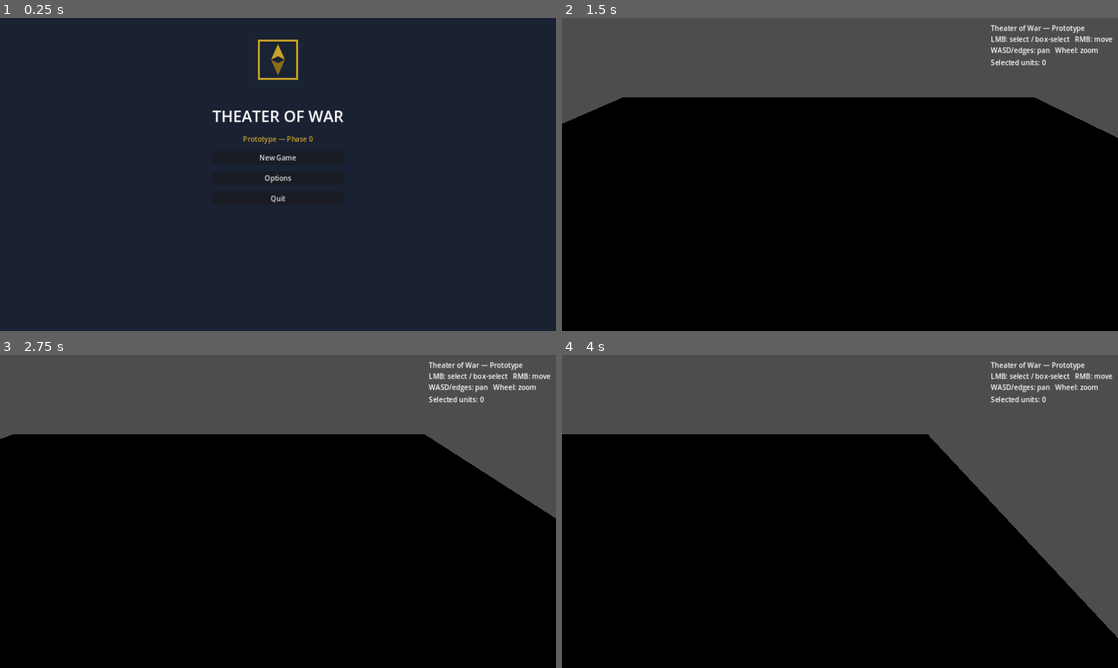
Above: before the commit, frames 1-4 (two rows, left to right).
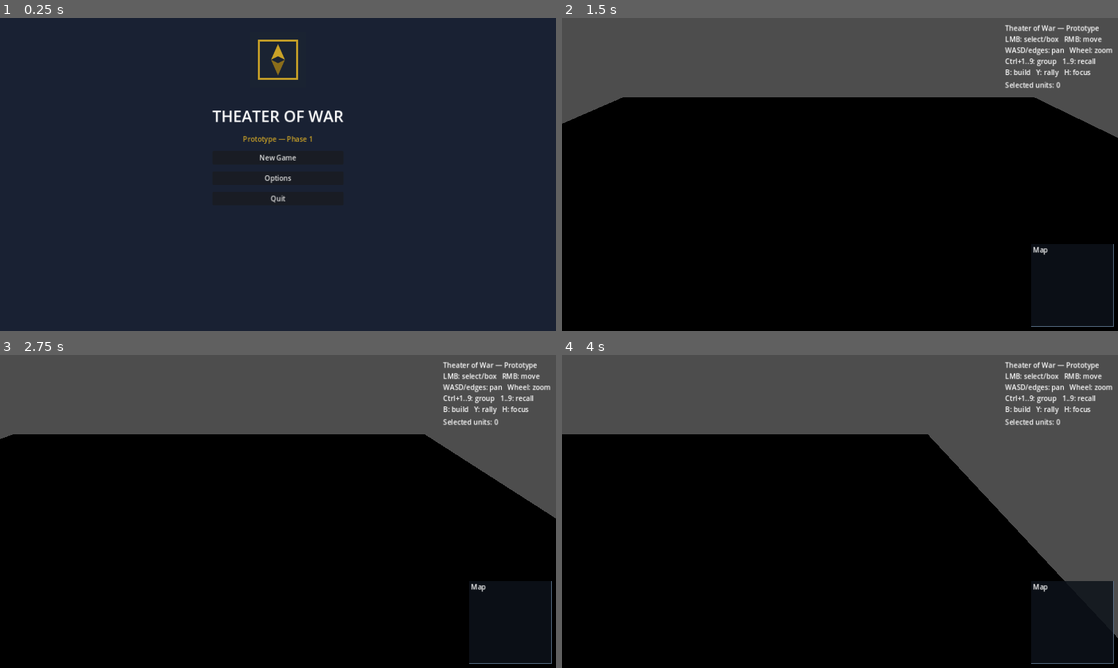
Above: after the commit, the same moments.

Repository: melsofany/Theater-of-War-
Game: Godot game, scene res://src/UI/MainMenu.tscn
The game is run twice, just before and just after one commit, with the same random seed, the same clock (stepped at 60 frames per second) and the same inputs.
Inputs (mouse positions are in pixels of both pictures, inside the frame that each line leads up to):
- Up to frame 1 (0.25 s): no input
- Up to frame 2 (1.5 s): click "New Game" at 0.5 s; tap Enter at 1.25 s; move the mouse to (962, 158) at 1.27 s; hold D (move_east) from 1.28 s (still down); tap 1 at 1.35 s; click (962, 158) at 1.42 s
- Up to frame 3 (2.75 s): tap 9 at 1.55 s; release D (move_east) at 2 s; drag from (166, 527) to (250, 574) at 2.02 s
- Up to frame 4 (4 s): tap Space at 2.75 s; move the mouse to (895, 442) at 2.77 s; hold D (move_east) 2.78-3.5 s; tap B at 2.85 s; click (895, 442) at 2.92 s; tap Y at 3.05 s; drag from (812, 574) to (673, 464) at 3.52 s

The runs differ from the first frame. In frame 1, less than 0.1% of the frame differs, in the area x 55-57%, y 37-40%; in frame 2, 1.4%; in frame 3, 1.4%; in frame 4, 2.1%, in the area x 77-100%, y 2-99%.

Commit message:
Phase 1: small RTS prototype (complete)
- Camera: smooth lerp pan, clamped bounds, focus_on(center)
- Selection: unit + building single-click, additive box-drag
- Movement: formation spread + CommandMarker at destination
- Control groups: Ctrl+1..9 assign / 1..9 recall (ControlGroupManager autoload)
- Building: HQ production queue (B), rally point (Y), spawn-on-finish
- Enemy dummy: waypoint patrol loop
- UI: minimap (unit dots + camera indicator), building status panel, expanded HUD help
- Tests: +8 tests (control groups, building production) -> 21 passing / 58 asserts
- Docs: README controls + status; ROADMAP Phase 1 marked complete

Co-authored-by: openhands <openhands@all-hands.dev>

Diff:
--- a/src/UI/HUD.gd
+++ b/src/UI/HUD.gd
@@ -1,13 +1,16 @@
 extends Control
 ## HUD
 ##
-## On-screen overlay: instructions, selected-unit count, pause indicator and the
-## drag-selection rectangle drawn from SelectionManager state.
+## On-screen overlay: instructions, selected-unit count, building production
+## status and the drag-selection rectangle drawn from SelectionManager state.
 
 class_name HUD
 
+@export var world: World
+
 @onready var label: Label = $VBox/Label
 @onready var count_label: Label = $VBox/CountLabel
+@onready var building_label: Label = $VBox/BuildingLabel
 
 
 func _ready() -> void:
@@ -23,12 +26,23 @@
 	count_label.text = "Selected units: %d" % n
 
 
+func _process(_delta: float) -> void:
+	# Show production status of any selected player building.
+	var b: Building = null
+	if world:
+		for bb in world.get_buildings():
+			if bb.selected and bb.faction and bb.faction.is_player:
+				b = bb
+				break
+	if b:
+		building_label.text = "%s — queue: %d  (B: build, Y: rally)" % [b.display_name, b.production_queue.size()]
+	else:
+		building_label.text = ""
+	queue_redraw()
+
+
 func _draw() -> void:
 	if SelectionManager.drag_active:
 		var r := SelectionManager.get_drag_rect()
 		draw_rect(r, Color(0.4, 0.7, 1.0, 0.15), true)
 		draw_rect(r, Color(0.5, 0.8, 1.0, 0.9), false, 1.5)
-
-
-func _process(_delta: float) -> void:
-	queue_redraw()
--- a/src/UI/HUD.tscn
+++ b/src/UI/HUD.tscn
@@ -23,8 +23,13 @@
 
 [node name="Label" type="Label" parent="VBox"]
 text = "Theater of War — Prototype
-LMB: select / box-select   RMB: move
-WASD/edges: pan   Wheel: zoom"
+LMB: select/box   RMB: move
+WASD/edges: pan   Wheel: zoom
+Ctrl+1..9: group   1..9: recall
+B: build   Y: rally   H: focus"
 
 [node name="CountLabel" type="Label" parent="VBox"]
 text = "Selected units: 0"
+
+[node name="BuildingLabel" type="Label" parent="VBox"]
+text = ""
--- a/src/UI/Main.tscn
+++ b/src/UI/Main.tscn
@@ -7,6 +7,7 @@
 [ext_resource type="PackedScene" path="res://src/UI/HUD.tscn" id="5_hud"]
 [ext_resource type="Script" path="res://src/UI/RTSCamera.gd" id="6_cam"]
 [ext_resource type="Script" path="res://src/UI/PlayerController.gd" id="7_pc"]
+[ext_resource type="PackedScene" path="res://src/UI/Minimap.tscn" id="8_mm"]
 
 [node name="Main" type="Node3D"]
 script = ExtResource("1_main")
@@ -25,3 +26,8 @@
 world = NodePath("../World")
 
 [node name="HUD" parent="." instance=ExtResource("5_hud")]
+world = NodePath("../World")
+
+[node name="Minimap" parent="." instance=ExtResource("8_mm")]
+world = NodePath("../World")
+camera = NodePath("../Camera3D")
--- a/src/UI/MainMenu.tscn
+++ b/src/UI/MainMenu.tscn
@@ -39,7 +39,7 @@
 theme_override_font_sizes/font_size = 36
 
 [node name="Subtitle" type="Label" parent="VBox"]
-text = "Prototype — Phase 0"
+text = "Prototype — Phase 1"
 horizontal_alignment = 1
 theme_override_colors/font_color = Color(0.79, 0.63, 0.15, 1)
 
--- a/src/UI/PlayerController.gd
+++ b/src/UI/PlayerController.gd
@@ -31,6 +31,7 @@
 		world.units_root.add_child(b)
 		b.faction = _player_faction
 		b.global_position = Vector3(-8, 0, 0)
+		b.unit_scene = unit_scene
 
 	if unit_scene and world:
 		for i in 4:
@@ -46,6 +47,13 @@
 		e.faction = _enemy_faction
 		e.global_position = Vector3(14, 0, -6.0)
 		e.set_selected(false)
+		# Simple patrol loop for the enemy dummy (real AI is Phase 8).
+		e.patrol_points = [
+			Vector3(14, 0, -6),
+			Vector3(14, 0, 8),
+			Vector3(20, 0, 8),
+			Vector3(20, 0, -6),
+		]
 
 
 func _unhandled_input(event: InputEvent) -> void:
@@ -61,21 +69,21 @@
 	elif event is InputEventMouseButton and event.button_index == MOUSE_BUTTON_RIGHT and event.pressed:
 		_issue_move()
 	elif event is InputEventKey and event.pressed and not event.echo:
-		_handle_control_group(event)
+		_handle_key(event)
 
 
 func _finish_drag(pos: Vector2, additive: bool) -> void:
 	var rect: Rect2 = SelectionManager.get_drag_rect()
 	if rect.size.length() < 4.0:
 		# Treat as single click.
-		var unit := _pick_unit(pos)
-		if additive and unit != null and unit.faction and unit.faction.is_player:
-			if unit in SelectionManager.selected:
-				SelectionManager.remove(unit)
+		var sel := _pick_selectable(pos)
+		if additive and sel != null and sel.faction and sel.faction.is_player:
+			if sel in SelectionManager.selected:
+				SelectionManager.remove(sel)
 			else:
-				SelectionManager.add(unit)
-		elif unit != null and unit.faction and unit.faction.is_player:
-			SelectionManager.select_single(unit)
+				SelectionManager.add(sel)
+		elif sel != null and sel.faction and sel.faction.is_player:
+			SelectionManager.select_single(sel)
 		elif not additive:
 			SelectionManager.clear()
 		return
@@ -86,7 +94,26 @@
 		var sp := camera.unproject_position(u.global_position)
 		if rect.has_point(sp):
 			found.append(u)
+	# Buildings only select via single click (not box), so skip here.
 	SelectionManager.end_drag(found, additive)
+
+
+func _pick_selectable(pos: Vector2) -> Node:
+	var u := _pick_unit(pos)
+	if u != null:
+		return u
+	# Fall back to buildings.
+	var best_dist := 80.0
+	var best: Building = null
+	for b in world.get_buildings():
+		if not (b.faction and b.faction.is_player):
+			continue
+		var sp := camera.unproject_position(b.global_position)
+		var d := sp.distance_to(pos)
+		if d < best_dist:
+			best_dist = d
+			best = b
+	return best
 
 
 func _pick_unit(pos: Vector2) -> Unit:
@@ -124,13 +151,57 @@
 		m.play_at(pos)
 
 
-func _handle_control_group(event: InputEventKey) -> void:
-	# Digits 1..9 map to control groups 0..8.
+func _handle_key(event: InputEventKey) -> void:
+	# Control groups: Ctrl+1..9 assign, 1..9 select.
 	var key := event.keycode
-	if key < KEY_1 or key > KEY_9:
-		return
-	var gi: int = key - KEY_1
-	if event.ctrl_pressed:
-		ControlGroupManager.assign(gi, SelectionManager.selected)
-	else:
-		ControlGroupManager.select_group(gi)
+	if key >= KEY_1 and key <= KEY_9:
+		var gi: int = key - KEY_1
+		if event.ctrl_pressed:
+			ControlGroupManager.assign(gi, SelectionManager.selected)
+		else:
+			ControlGroupManager.select_group(gi)
+		return
+	match key:
+		KEY_B:
+			_queue_production_from_selected_building()
+		KEY_Y:
+			_set_rally_from_selected_building()
+		KEY_H:
+			_focus_camera_on_selection()
+
+
+func _get_selected_building() -> Building:
+	for b in world.get_buildings():
+		if b.selected and b.faction and b.faction.is_player:
+			return b
+	return null
+
+
+func _queue_production_from_selected_building() -> void:
+	var b := _get_selected_building()
+	if b:
+		b.queue_unit()
+
+
+func _set_rally_from_selected_building() -> void:
+	var b := _get_selected_building()
+	if not b:
+		return
+	var ground := camera.ground_point_at_screen(get_viewport().get_mouse_position())
+	b.set_rally_point(ground)
+	_spawn_move_marker(ground)
+
+
+func _focus_camera_on_selection() -> void:
+	if SelectionManager.selected.is_empty():
+		return
+	var sum := Vector3.ZERO
+	var n := 0
+	for u in SelectionManager.selected:
+		if is_instance_valid(u):
+			sum += u.global_position
+			n += 1
+	if n == 0:
+		return
+	var center := sum / float(n)
+	camera.focus_on(center)
--- a/src/UI/RTSCamera.gd
+++ b/src/UI/RTSCamera.gd
@@ -82,3 +82,14 @@
 		return Vector3.ZERO
 	var t := -from.y / dir.y
 	return from + dir * t
+
+
+func focus_on(world_pos: Vector3) -> void:
+	# Move the camera so it looks down at world_pos, keeping its current height.
+	var np := global_position
+	np.x = world_pos.x
+	np.z = world_pos.z - (global_position.y / 0.643)  # offset from pitch (~40deg)
+	np.x = clamp(np.x, bounds.position.x, bounds.position.x + bounds.size.x)
+	np.z = clamp(np.z, bounds.position.y, bounds.position.y + bounds.size.y)
+	global_position = np
+	_velocity = Vector3.ZERO
--- a/src/Units/Building.gd
+++ b/src/Units/Building.gd
@@ -1,22 +1,28 @@
 extends StaticBody3D
 ## Building
 ##
-## A static, selectable structure (HQ / factory / barracks placeholder for
-## Phase 0). Production is Phase 5; here it only provides a selectable target
-## and a spawn anchor for new units.
+## A static, selectable structure (HQ / factory / barracks placeholder). In
+## Phase 1 the HQ can queue unit production (no resource cost yet — Economy is
+## Phase 5) and emit finished units at a rally point.
 
 class_name Building
 
 @export var faction: Faction = null
 @export var display_name: String = "Building"
+@export var unit_scene: PackedScene
+@export var build_time: float = 3.0
+@export var max_queue: int = 5
 
 var selected: bool = false
+var production_queue: Array[float] = []
+var rally_point: Vector3 = Vector3.ZERO
 
 @onready var body_mesh: MeshInstance3D = $Body
 @onready var selection_ring: MeshInstance3D = $SelectionRing
 
 
 func _ready() -> void:
+	rally_point = get_spawn_point()
 	_update_visuals()
 
 
@@ -35,4 +41,44 @@
 
 
 func get_spawn_point() -> Vector3:
-	return global_position + Vector3(2.0, 0.0, 0.0)
+	return global_position + Vector3(3.0, 0.0, 0.0)
+
+
+func queue_unit() -> bool:
+	if production_queue.size() >= max_queue:
+		return false
+	production_queue.append(build_time)
+	return true
+
+
+func set_rally_point(pos: Vector3) -> void:
+	rally_point = pos
+
+
+func _process(delta: float) -> void:
+	if production_queue.is_empty():
+		return
+	production_queue[0] -= delta
+	if production_queue[0] <= 0.0:
+		production_queue.pop_front()
+		_spawn_unit()
+
+
+func _spawn_unit() -> void:
+	if not unit_scene:
+		return
+	var u := unit_scene.instantiate() as Unit
+	if not u:
+		return
+	# Add to the world's unit root if reachable, else to our parent.
+	var host: Node = get_parent()
+	while host and not (host is World):
+		host = host.get_parent()
+	if host and host is World:
+		(host as World).units_root.add_child(u)
+	else:
+		get_parent().add_child(u)
+	u.faction = faction
+	u.global_position = get_spawn_point()
+	# Send the freshly built unit to the rally point.
+	u.move_to(rally_point)
--- a/src/Units/Unit.gd
+++ b/src/Units/Unit.gd
@@ -13,10 +13,15 @@
 @export var max_speed: float = 8.0
 @export var turn_speed: float = 6.0
 @export var radius: float = 0.5
+## When non-empty and the unit is AI-controlled (not a player unit), it cycles
+## through these waypoints as a simple patrol. Phase 8 replaces this with real AI.
+@export var patrol_points: Array[Vector3] = []
 
 var selected: bool = false
 var target_position: Vector3 = Vector3.ZERO
 var moving: bool = false
+var _patrol_index: int = 0
+var _patrol_wait: float = 0.0
 
 @onready var body_mesh: MeshInstance3D = $Body
 @onready var selection_ring: MeshInstance3D = $SelectionRing
@@ -28,6 +33,8 @@
 	_update_visuals()
 	if agent:
 		agent.radius = radius
+	if not patrol_points.is_empty():
+		_advance_patrol()
 
 
 func set_selected(value: bool) -> void:
@@ -56,6 +63,7 @@
 		return
 	if agent.is_navigation_finished():
 		moving = false
+		_on_arrived()
 		return
 	var next := agent.get_next_path_position()
 	var dir := (next - global_position)
@@ -74,3 +82,21 @@
 		look.y = global_position.y
 		var target_basis := Transform3D().looking_at(look - global_position, Vector3.UP).basis
 		basis = basis.slerp(target_basis, clamp(turn_speed * delta, 0.0, 1.0))
+
+
+func _on_arrived() -> void:
+	if patrol_points.is_empty():
+		return
+	# Pause briefly at each waypoint, then advance to the next.
+	if _patrol_wait < 0.8:
+		_patrol_wait += get_physics_process_delta_time()
+		return
+	_patrol_wait = 0.0
+	_patrol_index = (_patrol_index + 1) % patrol_points.size()
+	_advance_patrol()
+
+
+func _advance_patrol() -> void:
+	if patrol_points.is_empty():
+		return
+	move_to(patrol_points[_patrol_index])
--- a/src/World/World.gd
+++ b/src/World/World.gd
@@ -27,6 +27,15 @@
 	return out
 
 
+func get_buildings() -> Array:
+	var out: Array = []
+	if units_root:
+		for c in units_root.get_children():
+			if c is Building:
+				out.append(c)
+	return out
+
+
 func get_enemy_units_of(faction: Faction) -> Array:
 	var out: Array = []
 	for u in get_units():
--- /dev/null
+++ b/tests/test_building.gd
@@ -0,0 +1,53 @@
+extends GutTest
+## Tests for Building production queue + rally point (Phase 1).
+
+const BuildingScenePath := "res://src/Units/Building.tscn"
+
+
+func test_queue_unit_grows_queue():
+	var b = load(BuildingScenePath).instantiate()
+	add_child(b)
+	# No unit_scene assigned -> spawn is skipped, but queueing still records.
+	b.unit_scene = null
+	assert_true(b.queue_unit())
+	assert_eq(b.production_queue.size(), 1)
+	assert_true(b.queue_unit())
+	assert_eq(b.production_queue.size(), 2)
+	b.queue_free()
+
+
+func test_queue_respects_max():
+	var b = load(BuildingScenePath).instantiate()
+	add_child(b)
+	b.max_queue = 2
+	assert_true(b.queue_unit())
+	assert_true(b.queue_unit())
+	# Third should be rejected.
+	assert_false(b.queue_unit())
+	assert_eq(b.production_queue.size(), 2)
+	b.queue_free()
+
+
+func test_rally_point_defaults_and_set():
+	var b = load(BuildingScenePath).instantiate()
+	add_child(b)
+	# _ready ran: rally defaults to spawn point.
+	assert_ne(b.rally_point, Vector3.ZERO)
+	b.set_rally_point(Vector3(10, 0, 5))
+	assert_eq(b.rally_point, Vector3(10, 0, 5))
+	b.queue_free()
+
+
+func test_production_tick_consumes_queue():
+	var b = load(BuildingScenePath).instantiate()
+	add_child(b)
+	b.build_time = 0.5
+	b.unit_scene = null
+	b.queue_unit()
+	assert_eq(b.production_queue.size(), 1)
+	# Simulate enough frames to exceed build_time.
+	for i in 60:
+		b._process(0.016)
+	# Item consumed after time elapsed (spawn skipped because no scene).
+	assert_eq(b.production_queue.size(), 0)
+	b.queue_free()
--- /dev/null
+++ b/tests/test_control_groups.gd
@@ -0,0 +1,48 @@
+extends GutTest
+## Tests for the ControlGroupManager autoload.
+
+var _cgm
+
+
+func before_each():
+	_cgm = ControlGroupManager
+
+
+func after_each():
+	# Wipe any assigned groups between tests.
+	for i in ControlGroupManager.GROUP_COUNT:
+		_cgm.assign(i, [])
+
+
+class FakeUnit:
+	var global_position: Vector3 = Vector3.ZERO
+	func set_selected(v): pass
+
+
+func test_group_count_is_nine():
+	assert_eq(ControlGroupManager.GROUP_COUNT, 9)
+
+
+func test_assign_and_recall():
+	var u0 = FakeUnit.new()
+	var u1 = FakeUnit.new()
+	_cgm.assign(0, [u0, u1])
+	var g = _cgm.get_group(0)
+	assert_eq(g.size(), 2)
+	assert_true(u0 in g)
+	assert_true(u1 in g)
+
+
+func test_assign_overwrites_previous():
+	var u0 = FakeUnit.new()
+	var u1 = FakeUnit.new()
+	_cgm.assign(1, [u0, u0, u0])
+	assert_eq(_cgm.get_group(1).size(), 3)
+	_cgm.assign(1, [u1])
+	assert_eq(_cgm.get_group(1).size(), 1)
+	assert_true(u1 in _cgm.get_group(1))
+
+
+func test_invalid_index_returns_empty():
+	assert_eq(_cgm.get_group(-1), [])
+	assert_eq(_cgm.get_group(99), [])
Not shown: 1 places in src/UI/Main.tscn that only renumber resources
Not shown, changed: README.md
Not shown, changed: docs/ROADMAP.md
